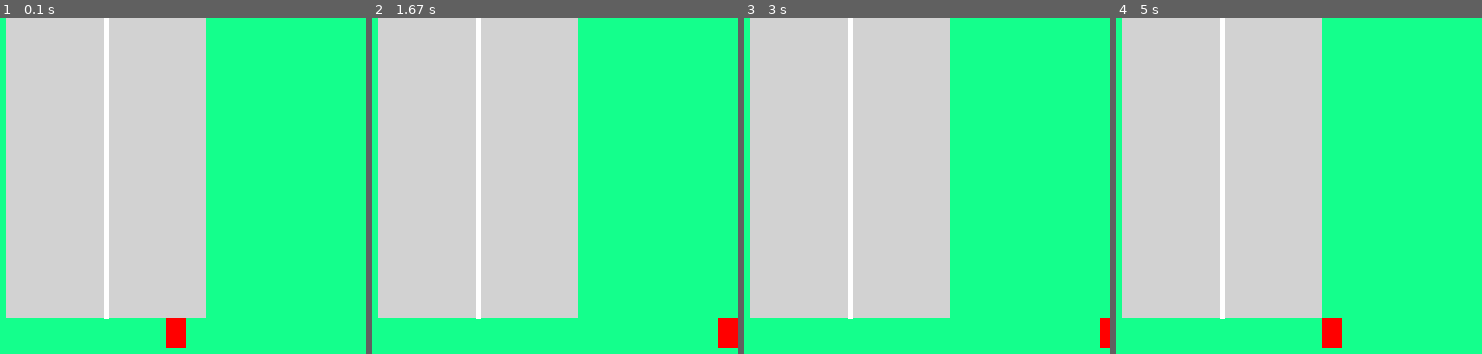
Above: before the commit, frames 1-4 (left to right).
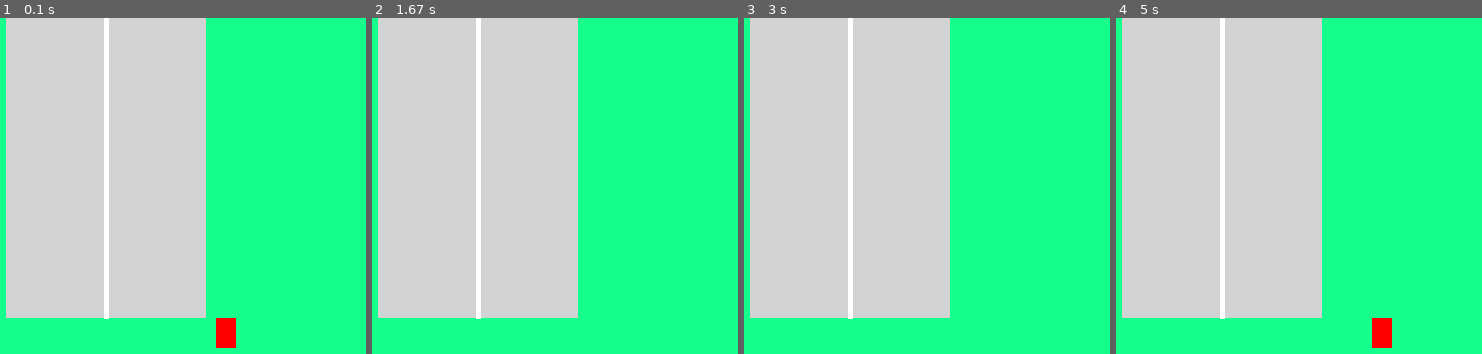
Above: after the commit, the same moments.

Repository: jwalters30/python
Game: pygame game, started from pygame3.py
Same seed, same stepped clock (60 frames per second), same inputs: the game is played once before the commit and once after it.
Inputs:
- Up to frame 1 (0.1 s): no input
- Up to frame 2 (1.67 s): hold Right 0.33-0.8 s; hold Right 0.83-1.3 s; hold Left from 1.33 s (still down)
- Up to frame 3 (3 s): release Left at 1.87 s; hold Left 1.9-2.3 s; hold Right 2.33-2.97 s
- Up to frame 4 (5 s): hold Left 3-3.47 s; hold Right 3.5-3.97 s; hold Left from 4.5 s (still down)

The runs differ from the first frame. In frame 1, 1.0% of the frame differs, in the area x 45-65%, y 89-99%; in frame 2, 0.5%; in frame 3, 0.2%; in frame 4, 1.0%.

Commit message:
more python3 changes

Diff:
--- a/pygame3.py
+++ b/pygame3.py
@@ -20,7 +20,7 @@
 all_sprites_list = pygame.sprite.Group()
 
 playerCar = Car(RED, 20, 30)
-playerCar.rect.x = 200
+playerCar.rect.x = 250
 playerCar.rect.y = 300
 
 # Add the car to the list of objects
